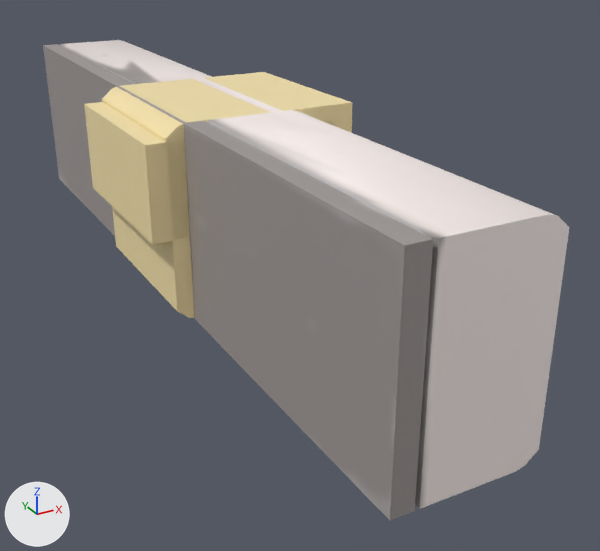
Renders of the Blender file SourceAssets/Environments/Subway/Props/ElectricalBox_1.blend from each side of a commit.
One viewpoint serves both versions: a camera (50 mm lens) standing at (-3.32, -8.12, 2.78) and looking at (0.72, -0.78, -0.89). The axes (+X, +Y, +Z) are drawn at lower left. The lights are the same throughout. The older version comes first.

Names of what the first picture shows: 'Electrical Box 1', 'Electrical Box 2', 'Electrical Box 3'.
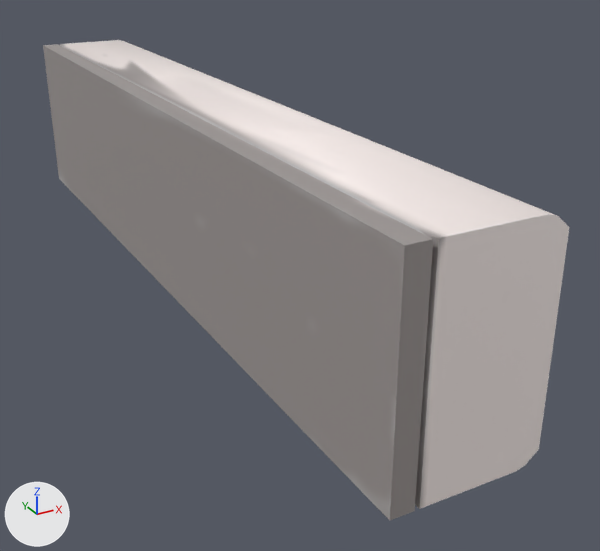
Pixel boxes (x1, y1, x2, y2) of what changed, in the pictures (600 x 551 px):
'Electrical Box 3', hidden (beige)
    before: (102, 72, 353, 318)
'Electrical Box 2', hidden (beige)
    before: (84, 102, 335, 246)

Diff of the bpy script that builds the scene:
```diff
--- a/SourceAssets/Environments/Subway/Props/ElectricalBox_1.blend.py
+++ b/SourceAssets/Environments/Subway/Props/ElectricalBox_1.blend.py
@@ me_cube_008 @@
 me_cube_008.from_pydata(...)  # 36 vertices, 34 faces; spans x -0.8..1.2, y -1.0..1.0, z -1.0..1.0
 # used by ob_electrical_box_3; location = (0.0, 0.0, 0.0)
+# me_cube_008 part 1: texture (UV) coordinates of 34 of 34 faces, centred in x -0.8..1.2, y -1.0..1.0, z -1.0..1.0, changed; they spanned u 0.4..0.71, v 0.04..0.44 and now span u 0.13..0.87, v 0.02..0.98
 me_cube_008.materials.append(mat_material_001)
@@ ob_electrical_box_3 @@
 ob_electrical_box_3.location = (0.0, 0.0, 0.0)
+ob_electrical_box_3.hide_set(True)
@@ ob_electrical_box_2 @@
 ob_electrical_box_2.location = (0.0, 0.0, 0.0)
+ob_electrical_box_2.hide_set(True)
```
